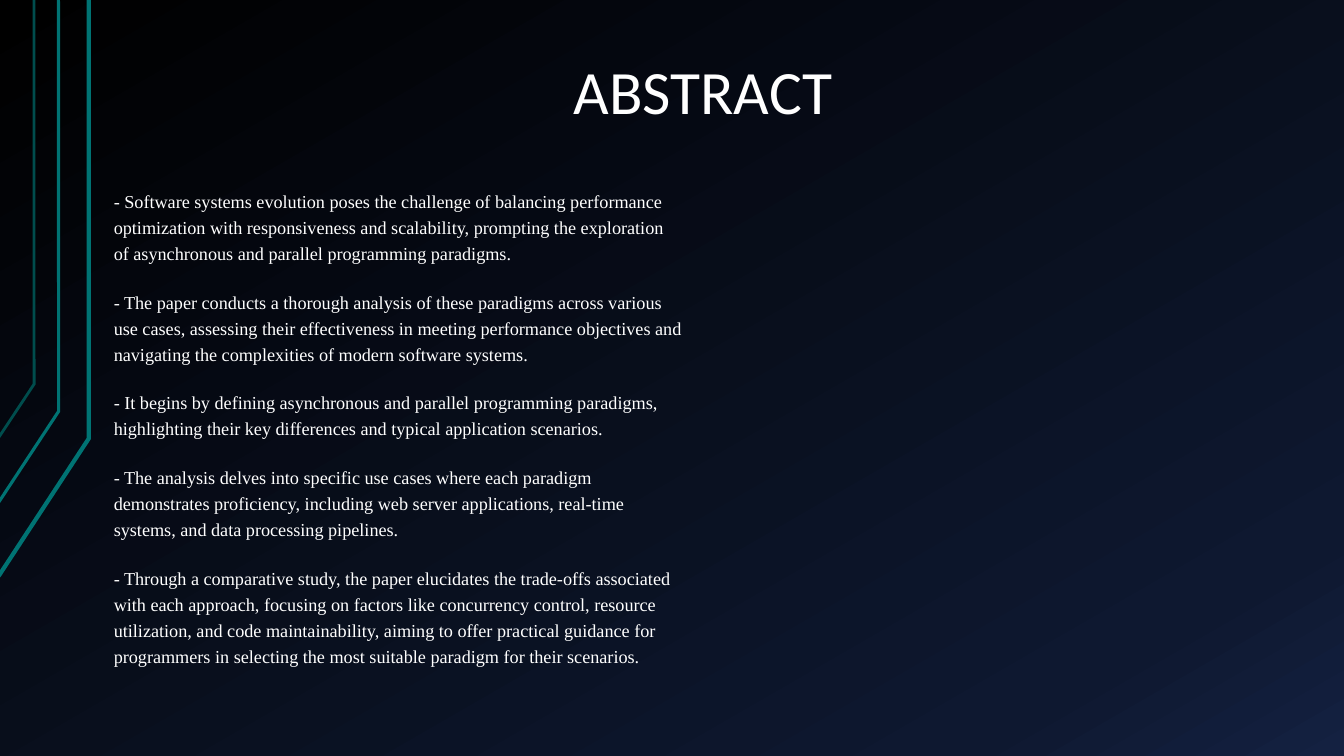
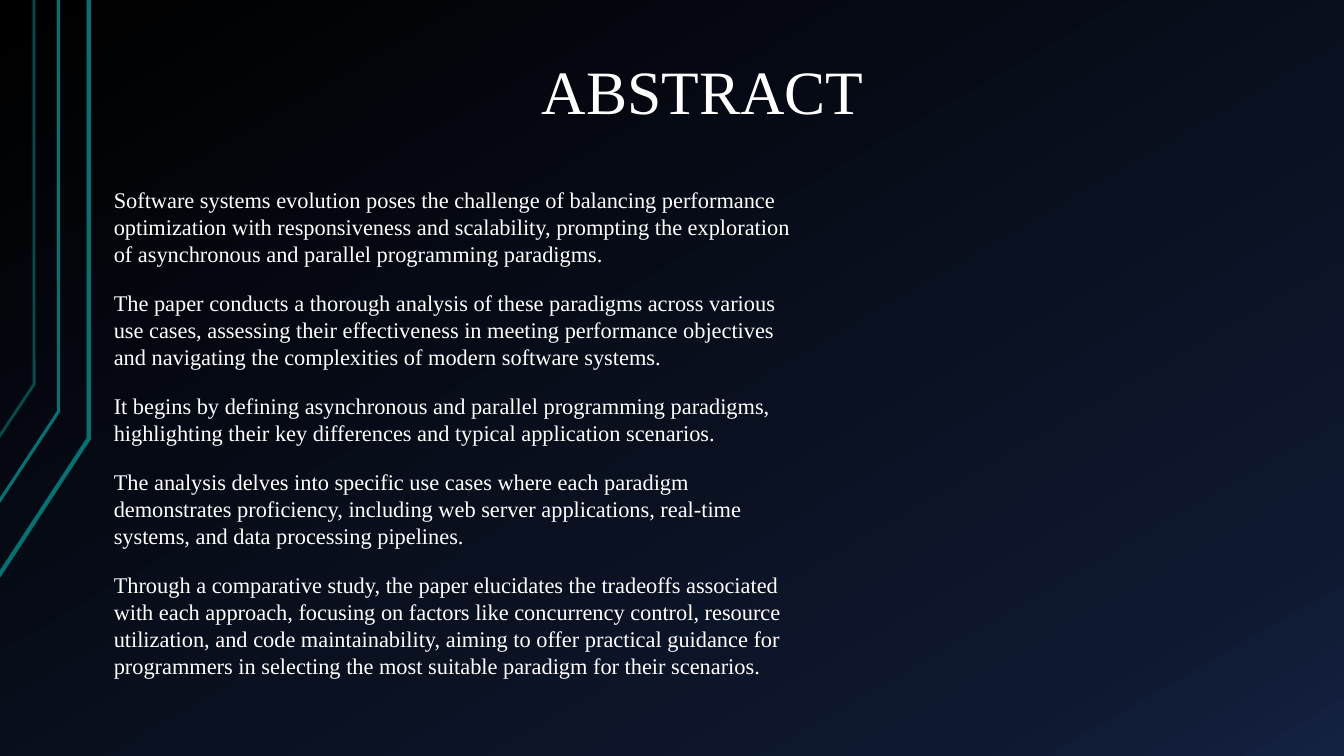
Before and after one commit to ShreyashBhardwaj/AnalysisoUseCases, a slide deck: slide 3 of Analysis of Use Cases.pptx. Drawn at 1344x756 pixels with LibreOffice and Linux fonts; fonts in the diff are those of the drawing. Boxes give left, top, right and bottom in pixels: in the first picture for what was removed or moved away, otherwise in the second. Text is boxed around its words. In the diff, an @@ line names an element or a change of style, - is before the commit and + after.

```diff
--- a/Analysis of Use Cases.pptx
+++ b/Analysis of Use Cases.pptx
@@ title "ABSTRACT" at (542,73,864,115): font Calibri to Times New Roman @@
@@ text at (114,192,790,679): text changed; size 12.9 to 16 pt @@
-- Software systems evolution poses the challenge of balancing performance optimization with responsiveness and scalability, prompting the exploration of asynchronous and parallel programming paradigms.
-- The paper conducts a thorough analysis of these paradigms across various use cases, assessing their effectiveness in meeting performance objectives and navigating the complexities of modern software systems.
-- It begins by defining asynchronous and parallel programming paradigms, highlighting their key differences and typical application scenarios.
-- The analysis delves into specific use cases where each paradigm demonstrates proficiency, including web server applications, real-time systems, and data processing pipelines.
-- Through a comparative study, the paper elucidates the trade-offs associated with each approach, focusing on factors like concurrency control, resource utilization, and code maintainability, aiming to offer practical guidance for programmers in selecting the most suitable paradigm for their scenarios.
+Software systems evolution poses the challenge of balancing performance optimization with responsiveness and scalability, prompting the exploration of asynchronous and parallel programming paradigms.
+The paper conducts a thorough analysis of these paradigms across various use cases, assessing their effectiveness in meeting performance objectives and navigating the complexities of modern software systems.
+It begins by defining asynchronous and parallel programming paradigms, highlighting their key differences and typical application scenarios.
+The analysis delves into specific use cases where each paradigm demonstrates proficiency, including web server applications, real-time systems, and data processing pipelines.
+Through a comparative study, the paper elucidates the tradeoffs associated with each approach, focusing on factors like concurrency control, resource utilization, and code maintainability, aiming to offer practical guidance for programmers in selecting the most suitable paradigm for their scenarios.
```
Also in this commit, not shown: 6 other slides changed, 9 slides added, 2 slides removed.
